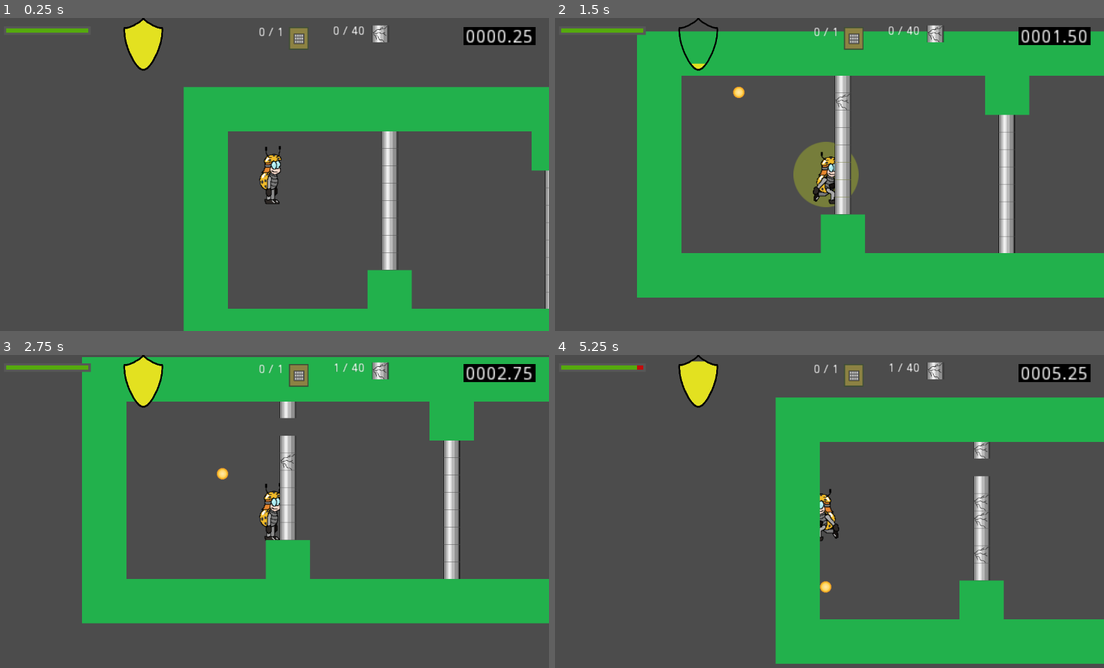
Above: before the commit, frames 1-4 (two rows, left to right).
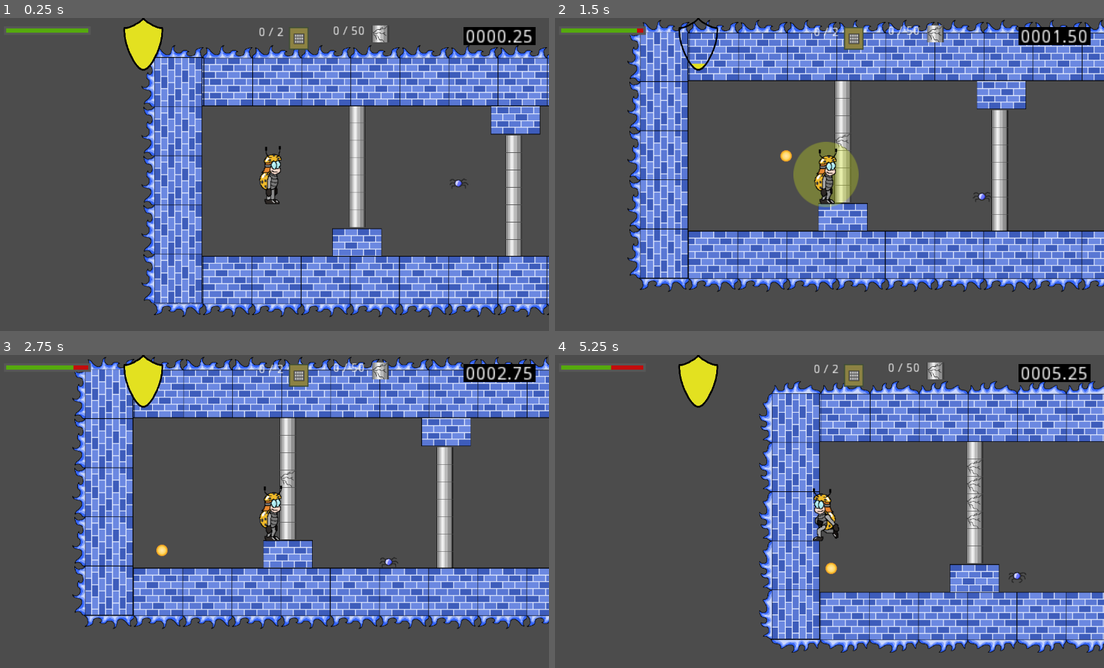
Above: after the commit, the same moments.

Repository: doomium-chloride/ultrabug
Game: Godot game, scene res://Maps/Lshape.tscn
The game is run twice, just before and just after one commit, with the same random seed, the same clock (stepped at 60 frames per second) and the same inputs. This scene is started directly instead of the project's main scene. Sound files missing from this copy of the repository are replaced by a short silence.
Inputs (mouse positions are in pixels of both pictures, inside the frame that each line leads up to):
- Up to frame 1 (0.25 s): no input
- Up to frame 2 (1.5 s): tap Enter (ui_accept) at 0.5, 0.77 s; move the mouse to (950, 158) at 0.52 s; press the mouse at (950, 158) at 0.53 s; hold Right (ui_right) 0.53-1.28 s; move the mouse to (714, 190) at 1.27 s; release the mouse at (714, 190) at 1.28 s; hold Down (ui_down) from 1.28 s (still down); right-click (714, 190) at 1.35 s
- Up to frame 3 (2.75 s): tap Enter (ui_accept) at 1.52 s; move the mouse to (323, 442) at 2.02 s; release Down (ui_down) at 2.03 s; hold Right (ui_right) from 2.03 s (still down); hold Mouse wheel down (next_weapon) from 2.03 s (still down)
- Up to frame 4 (5.25 s): move the mouse to (796, 574) at 2.77 s; release Right (ui_right) at 2.78 s; release Mouse wheel down (next_weapon) at 2.78 s; hold Up (ui_up) 2.78-3.53 s; tap Mouse wheel up (prev_weapon) at 2.85 s; tap Enter (ui_accept) at 3.02, 3.77, 4.52 s; move the mouse to (994, 558) at 3.52 s; press the mouse at (994, 558) at 3.53 s; hold Left (ui_left) 3.53-5.03 s; move the mouse to (659, 464) at 4.27 s; release the mouse at (659, 464) at 4.28 s; right-click (659, 464) at 4.35 s; move the mouse to (851, 511) at 5.02 s; hold Down (ui_down) from 5.03 s (still down); hold Mouse wheel down (next_weapon) from 5.03 s (still down)

The runs differ from the first frame. In frame 1, 46% of the frame differs, in the area x 25-100%, y 2-100%; in frame 2, 41%; in frame 3, 39%; in frame 4, 32%.

Commit message:
Using firewalls
Also add transparency to skip cutscene option

Diff:
--- a/Maps/Corridor.tscn
+++ b/Maps/Corridor.tscn
@@ -1,32 +1,34 @@
-[gd_scene load_steps=8 format=2]
+[gd_scene load_steps=9 format=2]
 
 [ext_resource path="res://Actors/Chip.tscn" type="PackedScene" id=1]
 [ext_resource path="res://Actors/Player.tscn" type="PackedScene" id=2]
-[ext_resource path="res://Walls/Barrier.tscn" type="PackedScene" id=3]
 [ext_resource path="res://Actors/AntiVirus.tscn" type="PackedScene" id=4]
 [ext_resource path="res://Walls/breakable/Box.tscn" type="PackedScene" id=5]
 [ext_resource path="res://Scripts/Corridor.gd" type="Script" id=6]
 [ext_resource path="res://Assets/Music/ElectroLush.mp3" type="AudioStream" id=7]
+[ext_resource path="res://Walls/Firewalls.tscn" type="PackedScene" id=8]
+[ext_resource path="res://Walls/ManyFirewalls.tscn" type="PackedScene" id=9]
 
 [node name="Corridor" type="Node2D"]
 script = ExtResource( 6 )
 
-[node name="Barriers" type="Node" parent="."]
+[node name="Barriers" type="Node2D" parent="."]
+position = Vector2( 0, 20 )
 
-[node name="Barrier" parent="Barriers" instance=ExtResource( 3 )]
-position = Vector2( 2000, 0 )
-scale = Vector2( 1, 3 )
+[node name="ManyWalls" parent="Barriers" instance=ExtResource( 9 )]
+position = Vector2( -53.1376, -261.819 )
 
-[node name="Barrier2" parent="Barriers" instance=ExtResource( 3 )]
-position = Vector2( 1000, -200 )
-scale = Vector2( 20, 1 )
+[node name="ManyWalls2" parent="Barriers" instance=ExtResource( 9 )]
+position = Vector2( 2093.94, 223.633 )
+rotation = -3.14159
 
-[node name="Barrier3" parent="Barriers" instance=ExtResource( 3 )]
-position = Vector2( 1000, 200 )
-scale = Vector2( 20, 1 )
+[node name="Firewalls" parent="Barriers" instance=ExtResource( 8 )]
+position = Vector2( -65.1241, 207.151 )
+rotation = -1.5708
 
-[node name="Barrier4" parent="Barriers" instance=ExtResource( 3 )]
-scale = Vector2( 1, 3 )
+[node name="Firewalls2" parent="Barriers" instance=ExtResource( 8 )]
+position = Vector2( 2108.92, -242.341 )
+rotation = 1.5708
 
 [node name="walls" type="Node" parent="."]
 
@@ -61,7 +63,7 @@
 direction = Vector2( 0, -1 )
 
 [node name="AntiVirus5" parent="Antivirus" instance=ExtResource( 4 )]
-position = Vector2( 1780, -50 )
+position = Vector2( 1777, -29.0237 )
 direction = Vector2( 0, -1 )
 
 [node name="Chips" type="Node" parent="."]
@@ -76,7 +78,7 @@
 position = Vector2( 1900, 0 )
 
 [node name="Player" parent="." instance=ExtResource( 2 )]
-position = Vector2( 100, 1 )
+position = Vector2( 76.0271, -3.49487 )
 scale = Vector2( 1, 1 )
 
 [node name="AudioStreamPlayer" type="AudioStreamPlayer" parent="."]
--- a/Maps/Lshape.tscn
+++ b/Maps/Lshape.tscn
@@ -1,6 +1,6 @@
-[gd_scene load_steps=9 format=2]
+[gd_scene load_steps=12 format=2]
 
-[ext_resource path="res://Walls/Barrier.tscn" type="PackedScene" id=1]
+[ext_resource path="res://Walls/Firewall.tscn" type="PackedScene" id=1]
 [ext_resource path="res://Walls/breakable/Vwall.tscn" type="PackedScene" id=2]
 [ext_resource path="res://Walls/breakable/Hwall.tscn" type="PackedScene" id=3]
 [ext_resource path="res://Actors/AntiVirus.tscn" type="PackedScene" id=4]
@@ -8,89 +8,137 @@
 [ext_resource path="res://Actors/Chip.tscn" type="PackedScene" id=6]
 [ext_resource path="res://Scripts/Lshape.gd" type="Script" id=7]
 [ext_resource path="res://Assets/Music/Industrial Matter - 152.mp3" type="AudioStream" id=8]
+[ext_resource path="res://Walls/ManyFirewalls.tscn" type="PackedScene" id=9]
+[ext_resource path="res://Walls/2Firewalls.tscn" type="PackedScene" id=10]
+[ext_resource path="res://Walls/Firewalls.tscn" type="PackedScene" id=11]
 
 [node name="Lshape" type="Node2D"]
 script = ExtResource( 7 )
 
-[node name="Walls" type="Node" parent="."]
+[node name="Walls" type="Node2D" parent="."]
 
 [node name="Vwall" parent="Walls" instance=ExtResource( 2 )]
-position = Vector2( 423.226, -80.5015 )
+position = Vector2( -81.6122, -54.7571 )
 
 [node name="Vwall2" parent="Walls" instance=ExtResource( 2 )]
-position = Vector2( 800, 10 )
+position = Vector2( 279.177, 52.6536 )
 
 [node name="Vwall3" parent="Walls" instance=ExtResource( 2 )]
-position = Vector2( 1200, -104.44 )
+position = Vector2( 678.744, -13.3262 )
 
 [node name="Vwall4" parent="Walls" instance=ExtResource( 2 )]
-position = Vector2( 1460, -1000 )
+position = Vector2( 939.3, -13.0777 )
 
 [node name="Vwall5" parent="Walls" instance=ExtResource( 2 )]
-position = Vector2( 1349.24, 9.60156 )
+position = Vector2( 811.033, 9.60156 )
+
+[node name="Vwall6" parent="Walls" instance=ExtResource( 2 )]
+position = Vector2( 1073.78, 10.661 )
+
+[node name="Vwall7" parent="Walls" instance=ExtResource( 2 )]
+position = Vector2( 1360.89, -728.844 )
+
+[node name="Vwall8" parent="Walls" instance=ExtResource( 2 )]
+position = Vector2( 1501.8, -726.725 )
 
 [node name="Hwall" parent="Walls" instance=ExtResource( 3 )]
-position = Vector2( 1300, -200 )
+position = Vector2( 1341.94, -124.778 )
 
 [node name="Hwall2" parent="Walls" instance=ExtResource( 3 )]
-position = Vector2( 1300, -500 )
+position = Vector2( 1243.85, -187.458 )
 
 [node name="Hwall4" parent="Walls" instance=ExtResource( 3 )]
-position = Vector2( 1300, -1040 )
+position = Vector2( 1343.73, -984.331 )
 
-[node name="Barrier" type="Node" parent="."]
+[node name="Hwall5" parent="Walls" instance=ExtResource( 3 )]
+position = Vector2( 1243.08, -923.941 )
 
-[node name="Barrier" parent="Barrier" instance=ExtResource( 1 )]
-position = Vector2( 0, 105 )
-scale = Vector2( 1, 6 )
+[node name="Hwall6" parent="Walls" instance=ExtResource( 3 )]
+position = Vector2( 1289.69, -769.26 )
 
-[node name="Barrier4" parent="Barrier" instance=ExtResource( 1 )]
-position = Vector2( 1615.15, -505 )
-scale = Vector2( 1, 16 )
+[node name="Hwall7" parent="Walls" instance=ExtResource( 3 )]
+position = Vector2( 1293.93, -407.983 )
 
-[node name="Barrier5" parent="Barrier" instance=ExtResource( 1 )]
-position = Vector2( 1311.82, -710 )
-scale = Vector2( 1, 12 )
+[node name="Barrier" type="Node2D" parent="."]
 
-[node name="Barrier2" parent="Barrier" instance=ExtResource( 1 )]
-position = Vector2( 849.498, 360 )
-scale = Vector2( 16, 1 )
+[node name="Firewall" parent="Barrier" instance=ExtResource( 1 )]
+position = Vector2( -82.0105, 318.844 )
+rotation = 3.14159
 
-[node name="Barrier3" parent="Barrier" instance=ExtResource( 1 )]
-position = Vector2( 700, -150 )
-scale = Vector2( 13, 1 )
+[node name="Firewall2" parent="Barrier" instance=ExtResource( 1 )]
+position = Vector2( 282.79, -40.3434 )
 
-[node name="Barrier6" parent="Barrier" instance=ExtResource( 1 )]
-position = Vector2( 1466.73, -1270.96 )
-scale = Vector2( 3, 1 )
+[node name="walls1" type="Node2D" parent="Barrier"]
+position = Vector2( -1.33484, 65.4072 )
 
-[node name="Barrier7" parent="Barrier" instance=ExtResource( 1 )]
-position = Vector2( 423, 271 )
+[node name="2Firewalls" parent="Barrier/walls1" instance=ExtResource( 10 )]
+position = Vector2( 187.804, -170.987 )
 
-[node name="Barrier8" parent="Barrier" instance=ExtResource( 1 )]
-position = Vector2( 800.643, -60.1041 )
+[node name="Firewalls" parent="Barrier/walls1" instance=ExtResource( 11 )]
+position = Vector2( -377.31, -170.987 )
+
+[node name="Firewall" parent="Barrier/walls1" instance=ExtResource( 1 )]
+position = Vector2( -490.016, -170.987 )
+
+[node name="ManyWalls" parent="Barrier" instance=ExtResource( 9 )]
+position = Vector2( 1656.67, 382.452 )
+rotation = -3.14159
+
+[node name="2Firewalls2" parent="Barrier" instance=ExtResource( 10 )]
+position = Vector2( 1191.44, -202.203 )
+rotation = -1.5708
+
+[node name="Firewalls2" parent="Barrier" instance=ExtResource( 11 )]
+position = Vector2( 1208.62, -1237.31 )
+
+[node name="Firewalls3" parent="Barrier" instance=ExtResource( 11 )]
+position = Vector2( -509.619, 362.783 )
+rotation = -1.5708
+
+[node name="2Firewalls" parent="Barrier" instance=ExtResource( 10 )]
+position = Vector2( 1674.8, -1219.2 )
+rotation = 1.5708
+
+[node name="Firewalls" parent="Barrier" instance=ExtResource( 11 )]
+position = Vector2( 1674.06, -87.5615 )
+rotation = 1.5708
 
 [node name="Antivirus" type="Node" parent="."]
 
 [node name="AntiVirus" parent="Antivirus" instance=ExtResource( 4 )]
-position = Vector2( 1293.62, 171.999 )
+position = Vector2( 134.567, 127.502 )
 direction = Vector2( 1, 1 )
 
+[node name="AntiVirus5" parent="Antivirus" instance=ExtResource( 4 )]
+position = Vector2( 875.132, 137.037 )
+direction = Vector2( -1, 3 )
+
+[node name="AntiVirus6" parent="Antivirus" instance=ExtResource( 4 )]
+position = Vector2( 1405.92, 139.156 )
+direction = Vector2( -2, -1 )
+
 [node name="AntiVirus2" parent="Antivirus" instance=ExtResource( 4 )]
-position = Vector2( 1523.26, -854.185 )
+position = Vector2( 1568.86, -585.572 )
+direction = Vector2( 0, 1 )
+
+[node name="AntiVirus4" parent="Antivirus" instance=ExtResource( 4 )]
+position = Vector2( 1296.58, -581.334 )
 direction = Vector2( 0, 1 )
 
 [node name="AntiVirus3" parent="Antivirus" instance=ExtResource( 4 )]
-position = Vector2( 1408.71, -848.528 )
+position = Vector2( 1435.55, -586.387 )
 direction = Vector2( 0, -1 )
 
 [node name="Chips" type="Node" parent="."]
 
 [node name="Player" parent="." instance=ExtResource( 5 )]
-position = Vector2( 150, 0 )
+position = Vector2( -279.88, 123.291 )
 
 [node name="Chip" parent="." instance=ExtResource( 6 )]
-position = Vector2( 1457.66, -1135.4 )
+position = Vector2( 1424.82, -1093.02 )
+
+[node name="Chip2" parent="." instance=ExtResource( 6 )]
+position = Vector2( 1432.83, -676.551 )
 
 [node name="AudioStreamPlayer" type="AudioStreamPlayer" parent="."]
 stream = ExtResource( 8 )
--- a/Maps/TestLevel.tscn
+++ b/Maps/TestLevel.tscn
@@ -3,7 +3,7 @@
 [ext_resource path="res://Actors/Player.tscn" type="PackedScene" id=1]
 [ext_resource path="res://Walls/breakable/Box.tscn" type="PackedScene" id=2]
 [ext_resource path="res://Actors/AntiVirus.tscn" type="PackedScene" id=3]
-[ext_resource path="res://Walls/Barrier.tscn" type="PackedScene" id=4]
+[ext_resource path="res://Walls/ManyFirewalls.tscn" type="PackedScene" id=4]
 [ext_resource path="res://Actors/Chip.tscn" type="PackedScene" id=5]
 [ext_resource path="res://Scripts/TestLevel.gd" type="Script" id=6]
 [ext_resource path="res://Assets/Music/Spec Ops.mp3" type="AudioStream" id=7]
@@ -19,23 +19,23 @@
 position = Vector2( 523.375, 264.866 )
 direction = Vector2( 1, 0.5 )
 
-[node name="barrier" type="Node" parent="."]
+[node name="barrier" type="Node2D" parent="."]
+position = Vector2( -100, -100 )
 
-[node name="Barrier" parent="barrier" instance=ExtResource( 4 )]
-position = Vector2( -345.148, 381.179 )
-scale = Vector2( 1, 20 )
+[node name="ManyWalls" parent="barrier" instance=ExtResource( 4 )]
+position = Vector2( -462.792, -618.231 )
 
-[node name="Barrier2" parent="barrier" instance=ExtResource( 4 )]
-position = Vector2( 1479, 384.434 )
-scale = Vector2( 1, 20 )
+[node name="ManyWalls2" parent="barrier" instance=ExtResource( 4 )]
+position = Vector2( -476.006, 1550.79 )
+rotation = -1.5708
 
-[node name="Barrier3" parent="barrier" instance=ExtResource( 4 )]
-position = Vector2( 560.633, -579.32 )
-scale = Vector2( 20, 1 )
+[node name="ManyWalls3" parent="barrier" instance=ExtResource( 4 )]
+position = Vector2( 1692.7, 1568.16 )
+rotation = -3.14159
 
-[node name="Barrier4" parent="barrier" instance=ExtResource( 4 )]
-position = Vector2( 557.963, 1326.83 )
-scale = Vector2( 20, 1 )
+[node name="ManyWalls4" parent="barrier" instance=ExtResource( 4 )]
+position = Vector2( 1701.17, -599.609 )
+rotation = 1.5708
 
 [node name="Box" parent="." instance=ExtResource( 2 )]
 position = Vector2( 718.969, 128.198 )
--- a/Screens/How2Play.tscn
+++ b/Screens/How2Play.tscn
@@ -1,47 +1,107 @@
-[gd_scene load_steps=9 format=2]
-
-[ext_resource path="res://Walls/Barrier.tscn" type="PackedScene" id=1]
+[gd_scene load_steps=13 format=2]
+
+[ext_resource path="res://Walls/ManyFirewalls.tscn" type="PackedScene" id=1]
 [ext_resource path="res://Walls/breakable/Box.tscn" type="PackedScene" id=2]
 [ext_resource path="res://Actors/Chip.tscn" type="PackedScene" id=3]
 [ext_resource path="res://Assets/blue-bug-2.png" type="Texture" id=4]
 [ext_resource path="res://Actors/AntiVirus.tscn" type="PackedScene" id=5]
 [ext_resource path="res://Scripts/How2Play.gd" type="Script" id=6]
 [ext_resource path="res://Assets/Music/Sciencenet Theme.mp3" type="AudioStream" id=7]
+[ext_resource path="res://Walls/Firewalls.tscn" type="PackedScene" id=8]
+[ext_resource path="res://Walls/2Firewall.tscn" type="PackedScene" id=9]
+[ext_resource path="res://Walls/2Firewalls.tscn" type="PackedScene" id=10]
+[ext_resource path="res://Walls/Firewall.tscn" type="PackedScene" id=11]
 [ext_resource path="res://Actors/Player.tscn" type="PackedScene" id=13]
 
 [node name="Tutorial" type="Node2D"]
 script = ExtResource( 6 )
 
 [node name="Player" parent="." instance=ExtResource( 13 )]
-position = Vector2( -134.372, 110.792 )
-
-[node name="Barriers" type="Node" parent="."]
-
-[node name="Barrier" parent="Barriers" instance=ExtResource( 1 )]
-position = Vector2( 919.637, -117.005 )
-scale = Vector2( 30, 1 )
-
-[node name="Barrier2" parent="Barriers" instance=ExtResource( 1 )]
-position = Vector2( -559.666, 1050.79 )
-scale = Vector2( 1, 22 )
-
-[node name="Barrier3" parent="Barriers" instance=ExtResource( 1 )]
-position = Vector2( 919.853, 2212.56 )
-scale = Vector2( 30, 1 )
-
-[node name="Barrier4" parent="Barriers" instance=ExtResource( 1 )]
-position = Vector2( 244.21, 845.665 )
-scale = Vector2( 4, 18 )
-
-[node name="Barrier5" parent="Barriers" instance=ExtResource( 1 )]
-position = Vector2( 1244.7, 1923.97 )
-scale = Vector2( 4, 6 )
-
-[node name="Barrier6" parent="Barriers" instance=ExtResource( 1 )]
-position = Vector2( 2400.58, 1041.38 )
-scale = Vector2( 1, 22 )
-
-[node name="TutorialTexts" type="Node" parent="."]
+position = Vector2( -137.369, 316.06 )
+
+[node name="Barriers" type="Node2D" parent="."]
+
+[node name="ManyWalls" parent="Barriers" instance=ExtResource( 1 )]
+position = Vector2( 1642.73, 2211.44 )
+rotation = -3.14159
+
+[node name="Firewalls" parent="Barriers" instance=ExtResource( 8 )]
+position = Vector2( 2209.83, 2211.64 )
+rotation = -3.14159
+
+[node name="2Firewall" parent="Barriers" instance=ExtResource( 9 )]
+position = Vector2( 2436.92, 2211.88 )
+rotation = -3.14159
+
+[node name="ManyWalls2" parent="Barriers" instance=ExtResource( 1 )]
+position = Vector2( 2452.92, 42.8865 )
+rotation = 1.5708
+
+[node name="ManyWalls3" parent="Barriers" instance=ExtResource( 1 )]
+position = Vector2( 288.104, 28.0705 )
+
+[node name="2Firewalls" parent="Barriers" instance=ExtResource( 10 )]
+position = Vector2( -505.002, 27.5435 )
+
+[node name="ManyWalls4" parent="Barriers" instance=ExtResource( 1 )]
+position = Vector2( -521.236, 2192.69 )
+rotation = -1.5708
+
+[node name="2Firewalls2" parent="Barriers" instance=ExtResource( 10 )]
+position = Vector2( 71.0189, 156.222 )
+rotation = 1.5708
+
+[node name="2Firewalls3" parent="Barriers" instance=ExtResource( 10 )]
+position = Vector2( 441.104, 1065.2 )
+rotation = -1.5708
+
+[node name="Firewalls2" parent="Barriers" instance=ExtResource( 8 )]
+position = Vector2( 70.4215, 1175.03 )
+rotation = 1.5708
+
+[node name="Firewalls3" parent="Barriers" instance=ExtResource( 8 )]
+position = Vector2( 440.946, 1631.82 )
+rotation = -1.5708
+
+[node name="Firewall3" parent="Barriers" instance=ExtResource( 11 )]
+position = Vector2( 389.998, 1617.95 )
+
+[node name="2Firewall2" parent="Barriers" instance=ExtResource( 9 )]
+position = Vector2( 166.588, 1616.26 )
+
+[node name="Firewalls4" parent="Barriers" instance=ExtResource( 8 )]
+position = Vector2( 1094.23, 1632.66 )
+rotation = 1.5708
+
+[node name="Firewalls5" parent="Barriers" instance=ExtResource( 8 )]
+position = Vector2( 1400.04, 2082.89 )
+rotation = -1.5708
+
+[node name="2Firewall3" parent="Barriers" instance=ExtResource( 9 )]
+position = Vector2( 1302.98, 1647.08 )
+rotation = 3.14159
+
+[node name="TutorialTexts" type="Control" parent="."]
+__meta__ = {
+"_edit_use_anchors_": false
+}
+
+[node name="FireWall" type="TextEdit" parent="TutorialTexts"]
+margin_left = -907.331
+margin_top = 235.485
+margin_right = -754.331
+margin_bottom = 301.485
+rect_scale = Vector2( 3, 3 )
+text = "For gameplay reasons you cannot penetrate the firewalls"
+readonly = true
+context_menu_enabled = false
+shortcut_keys_enabled = false
+virtual_keyboard_enabled = false
+selecting_enabled = false
+wrap_enabled = true
+__meta__ = {
+"_edit_use_anchors_": false
+}
 
 [node name="WASD" type="TextEdit" parent="TutorialTexts"]
 margin_top = -50.0
@@ -121,10 +181,10 @@
 }
 
 [node name="ShieldPrompt" type="TextEdit" parent="TutorialTexts"]
-margin_left = -930.077
-margin_top = 1781.9
-margin_right = -762.077
-margin_bottom = 1912.9
+margin_left = -958.586
+margin_top = 1787.25
+margin_right = -790.586
+margin_bottom = 1918.25
 rect_scale = Vector2( 3, 3 )
 text = "Right click to activate shield. While shielded you take no damage.
 If you get hit while shielded the cooldown will reset. Use this to your advantage!"
@@ -156,10 +216,10 @@
 }
 
 [node name="ShootAntivirus" type="TextEdit" parent="TutorialTexts"]
-margin_left = 1001.31
-margin_top = 1619.33
-margin_right = 1169.31
-margin_bottom = 1798.33
+margin_left = 1011.69
+margin_top = 1592.9
+margin_right = 1179.69
+margin_bottom = 1771.9
 rect_scale = Vector2( 3, 3 )
 text = "The computer system has some defences in place.
 
@@ -177,14 +237,14 @@
 }
 
 [node name="Fin" type="TextEdit" parent="TutorialTexts"]
-margin_left = 2105.57
-margin_top = 1463.95
-margin_right = 2273.57
-margin_bottom = 1545.95
+margin_left = 2375.0
+margin_top = 1622.0
+margin_right = 2543.0
+margin_bottom = 1721.0
 rect_scale = Vector2( 3, 3 )
 text = "The tutorial has ended.
 
-Collect the final chip to finish."
+Collect all chips and destroy the required walls to finish."
 readonly = true
 context_menu_enabled = false
 shortcut_keys_enabled = false
@@ -196,20 +256,20 @@
 }
 
 [node name="BugBackground" type="ColorRect" parent="TutorialTexts"]
-margin_left = 1374.99
-margin_top = 1832.5
-margin_right = 1466.99
-margin_bottom = 1898.5
+margin_left = 1379.71
+margin_top = 1809.85
+margin_right = 1471.71
+margin_bottom = 1875.85
 color = Color( 0.74902, 0.74902, 0.74902, 1 )
 __meta__ = {
 "_edit_use_anchors_": false
 }
 
 [node name="Bug" type="TextureRect" parent="TutorialTexts"]
-margin_left = 1378.24
-margin_top = 1843.56
-margin_right = 1421.24
-margin_bottom = 1883.56
+margin_left = 1382.96
+margin_top = 1816.19
+margin_right = 1425.96
+margin_bottom = 1856.19
 rect_scale = Vector2( 2, 2 )
 texture = ExtResource( 4 )
 __meta__ = {
@@ -225,17 +285,17 @@
 position = Vector2( 239.783, 1972.08 )
 
 [node name="Box2" parent="Stuff" instance=ExtResource( 2 )]
-position = Vector2( 1050.59, 1282.13 )
+position = Vector2( 1106.24, 1258.66 )
 
 [node name="AntiVirus" parent="Stuff" instance=ExtResource( 5 )]
-position = Vector2( 1191.23, 1432.47 )
+position = Vector2( 1263.14, 1402.35 )
 direction = Vector2( -1, 2 )
 
 [node name="Box3" parent="Stuff" instance=ExtResource( 2 )]
-position = Vector2( 1090.92, -36.6881 )
+position = Vector2( 1092.51, 226.653 )
 
 [node name="AntiVirus2" parent="Stuff" instance=ExtResource( 5 )]
-position = Vector2( 1234.9, 112.697 )
+position = Vector2( 1236.87, 378.508 )
 direction = Vector2( 1, 0 )
 
 [node name="Box4" parent="Stuff" instance=ExtResource( 2 )]
@@ -246,10 +306,10 @@
 direction = Vector2( 1, 0 )
 
 [node name="Box5" parent="Stuff" instance=ExtResource( 2 )]
-position = Vector2( 2033.49, 939.737 )
+position = Vector2( 2055.49, 1173.74 )
 
 [node name="AntiVirus4" parent="Stuff" instance=ExtResource( 5 )]
-position = Vector2( 2177.47, 1089.12 )
+position = Vector2( 2201.47, 1313.12 )
 direction = Vector2( 1, 0 )
 
 [node name="Chip2" parent="Stuff" instance=ExtResource( 3 )]
--- a/Screens/intro.tscn
+++ b/Screens/intro.tscn
@@ -70,7 +70,7 @@
 visible = false
 frames = SubResource( 1 )
 animation = "claws"
-frame = 7
+frame = 4
 playing = true
 centered = false
 
@@ -96,6 +96,16 @@
 [node name="Skip" type="Control" parent="."]
 visible = false
 rect_scale = Vector2( 2, 2 )
+__meta__ = {
+"_edit_use_anchors_": false
+}
+
+[node name="ColorRect" type="ColorRect" parent="Skip"]
+margin_left = 237.0
+margin_top = 129.0
+margin_right = 376.0
+margin_bottom = 212.0
+color = Color( 0, 0, 0, 0.352941 )
 __meta__ = {
 "_edit_use_anchors_": false
 }
--- a/Scripts/Lshape.gd
+++ b/Scripts/Lshape.gd
@@ -1,8 +1,8 @@
 extends "res://Scripts/BaseMap.gd"
 
 func _ready():
-	walls_needed = 40
-	chips_needed = 1
+	walls_needed = 50
+	chips_needed = 2
 	next_scene = "res://Screens/Win.tscn"
 	update_ui()
 	Global.emit_signal("set_last_level", "res://Maps/Lshape.tscn")
--- /dev/null
+++ b/Walls/2Firewall.tscn
@@ -0,0 +1,10 @@
+[gd_scene load_steps=2 format=2]
+
+[ext_resource path="res://Walls/Firewall.tscn" type="PackedScene" id=1]
+
+[node name="2Firewall" type="Node2D"]
+
+[node name="Firewall" parent="." instance=ExtResource( 1 )]
+
+[node name="Firewall2" parent="." instance=ExtResource( 1 )]
+position = Vector2( 113, 0 )
--- /dev/null
+++ b/Walls/2Firewalls.tscn
@@ -0,0 +1,10 @@
+[gd_scene load_steps=2 format=2]
+
+[ext_resource path="res://Walls/Firewalls.tscn" type="PackedScene" id=1]
+
+[node name="2Firewalls" type="Node2D"]
+
+[node name="Firewalls" parent="." instance=ExtResource( 1 )]
+
+[node name="Firewalls2" parent="." instance=ExtResource( 1 )]
+position = Vector2( 566, 0 )
--- a/Walls/Firewall.tscn
+++ b/Walls/Firewall.tscn
@@ -1,8 +1,9 @@
-[gd_scene load_steps=6 format=2]
+[gd_scene load_steps=7 format=2]
 
 [ext_resource path="res://Assets/firewall/3.png" type="Texture" id=1]
 [ext_resource path="res://Assets/firewall/1.png" type="Texture" id=2]
 [ext_resource path="res://Assets/firewall/2.png" type="Texture" id=3]
+[ext_resource path="res://Scripts/barrier.gd" type="Script" id=4]
 
 [sub_resource type="SpriteFrames" id=1]
 animations = [ {
@@ -16,10 +17,13 @@
 extents = Vector2( 56.6131, 71.5567 )
 
 [node name="Firewall" type="StaticBody2D"]
+collision_layer = 7
+collision_mask = 7
+script = ExtResource( 4 )
 
 [node name="AnimatedSprite" type="AnimatedSprite" parent="."]
 frames = SubResource( 1 )
-frame = 2
+frame = 1
 playing = true
 
 [node name="CollisionShape2D" type="CollisionShape2D" parent="."]
--- /dev/null
+++ b/Walls/ManyFirewalls.tscn
@@ -0,0 +1,16 @@
+[gd_scene load_steps=2 format=2]
+
+[ext_resource path="res://Walls/Firewalls.tscn" type="PackedScene" id=1]
+
+[node name="ManyWalls" type="Node2D"]
+
+[node name="Firewalls" parent="." instance=ExtResource( 1 )]
+
+[node name="Firewalls2" parent="." instance=ExtResource( 1 )]
+position = Vector2( 566, 0 )
+
+[node name="Firewalls3" parent="." instance=ExtResource( 1 )]
+position = Vector2( 1132, 0 )
+
+[node name="Firewalls4" parent="." instance=ExtResource( 1 )]
+position = Vector2( 1698, 0 )
